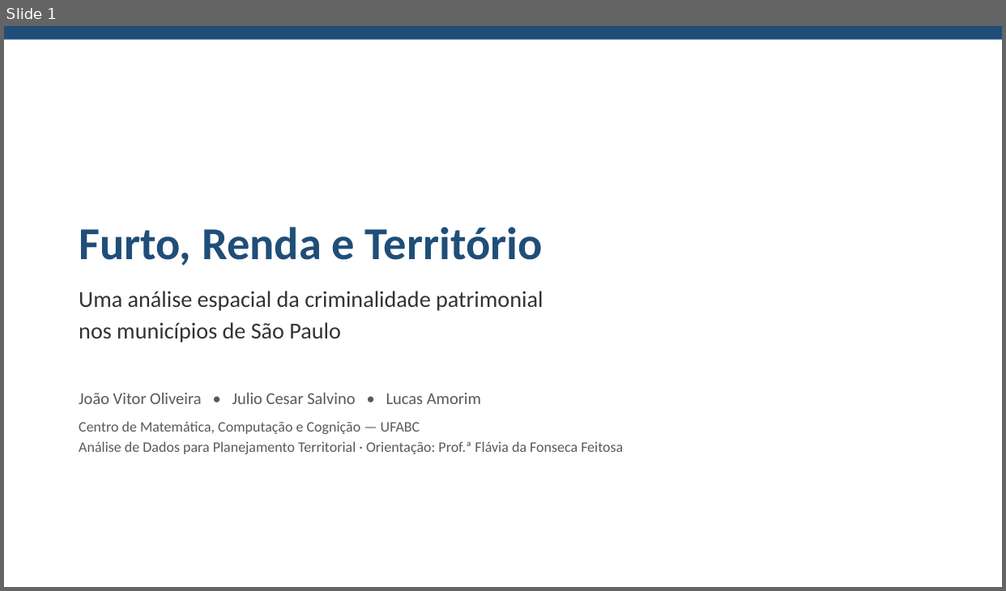
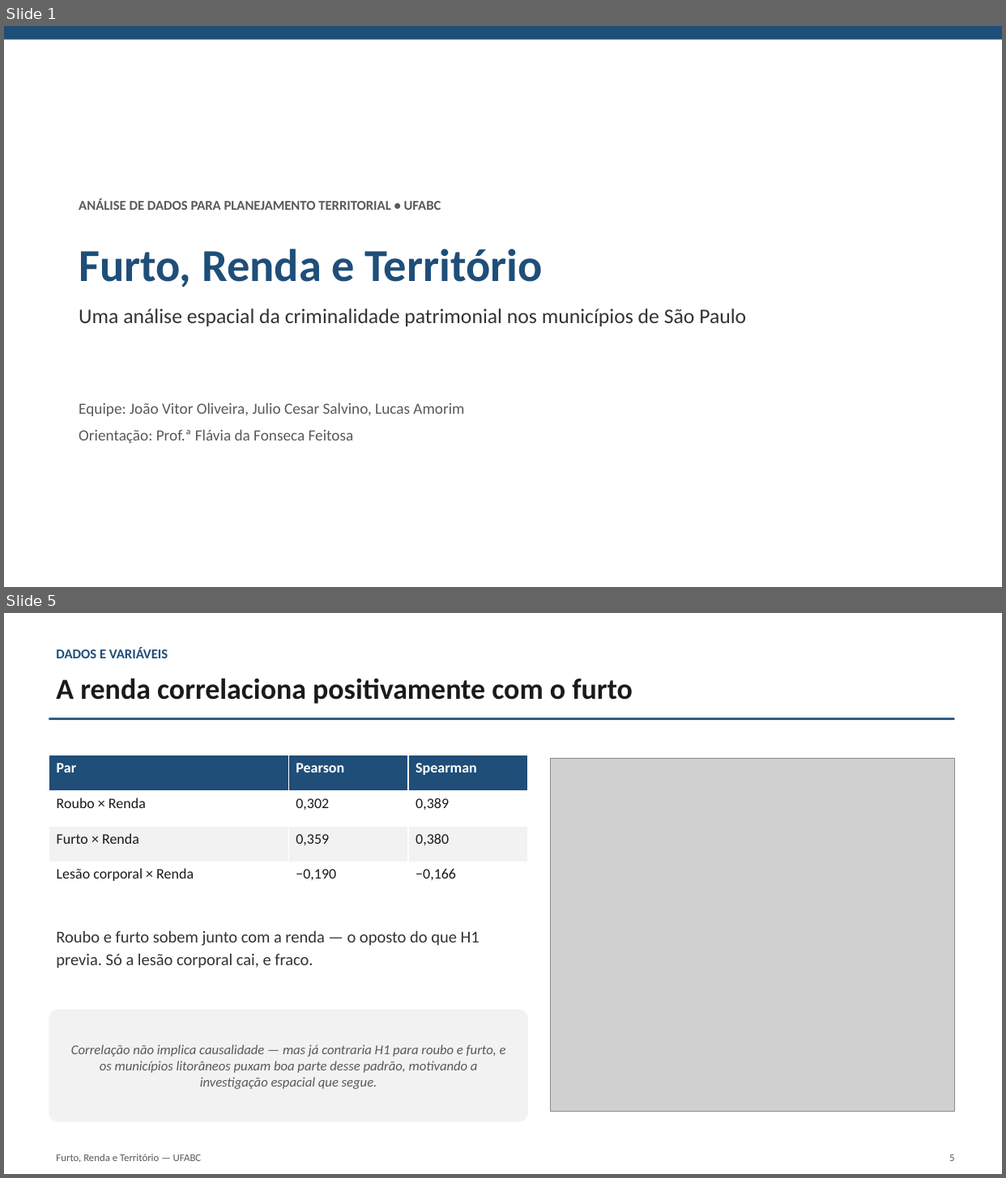
Before and after one commit to euusoujc/territory, a slide deck: slides/apresentacao_final.pptx. Shown one above the other, each under a label of ours: slide 1 before the commit, slides 1 and 5 after it; the slides between them are not shown. The pictures are 1006x591 and 1006x1178 pixels, drawn with LibreOffice and Linux fonts; fonts in the diff are those of the drawing; grey boxes stand for pictures. Boxes give left, top, right and bottom in pixels: in the first picture for what was removed or moved away, otherwise in the second. Text is boxed around its words. In the diff, an @@ line names an element or a change of style, - is before the commit and + after.

Commit message:
refact: apresentação reduzida a 13 slides, sem metodologia, ~10 min
A orientação avaliou que o passo a passo de metodologia não é necessário
na apresentação (ele continua completo no artigo em LaTeX). Reestrutura
os slides fundindo a ordem/estilo de uma referência da equipe com o
conteúdo já validado do projeto:

- Remove o slide de metodologia isolado.
- Adiciona "por que o furto" (outliers por crime, dispersoes_taxas_renda)
  e a matriz de correlação de Pearson, explicitando por que furto foi
  escolhido como variável dependente entre os três crimes.
- Condensa spatial error / GWR renda / GWR+litoral em um único slide de
  três caixas, e funde contrafactual + resíduos por grupo.
- Adiciona um exemplo concreto (São Paulo x Mongaguá) com os coeficientes
  locais do GWR, e uma conclusão numerada de 5 pontos em slide único.
- 15 -> 13 slides. docs/guia_apresentacao.md reescrito para a nova ordem,
  com novas perguntas prováveis da banca.

```diff
--- a/slides/apresentacao_final.pptx
+++ b/slides/apresentacao_final.pptx
@@ slide 5 added at bbox=[4, 613, 1002, 1174], background #FFFFFF @@
@@ text added at bbox=[56, 648, 168, 658], 13 pt, text #1F4E79, bold @@
+DADOS E VARIÁVEIS
@@ text added at bbox=[56, 678, 633, 704], 28 pt, text #1A1A1A, bold @@
+A renda correlaciona positivamente com o furto
@@ rectangle added at bbox=[49, 717, 955, 720], fill #1F4E79 @@
@@ table added at bbox=[49, 756, 528, 897], 4 rows, 3 columns @@
+Par | Pearson | Spearman
+Roubo × Renda | 0,302 | 0,389
+Furto × Renda | 0,359 | 0,380
+Lesão corporal × Renda | −0,190 | −0,166
@@ picture added at bbox=[551, 758, 955, 1112] @@
@@ text added at bbox=[56, 931, 479, 969], 16 pt, text #333333 @@
+Roubo e furto sobem junto com a renda — o oposto do que H1 previa. Só a lesão corporal cai, e fraco.
@@ rounded rectangle added at bbox=[49, 1010, 528, 1122], fill #F2F2F2, 13 pt, text #595959, italic @@
+Correlação não implica causalidade — mas já contraria H1 para roubo e furto, e os municípios litorâneos puxam boa parte desse padrão, motivando a investigação espacial que segue.
@@ text added at bbox=[56, 1154, 202, 1163], 10 pt, text #595959 @@
+Furto, Renda e Território — UFABC
@@ text added at bbox=[949, 1155, 954, 1161], 10 pt, text #595959 @@
+5
@@ slide 1 changed as well @@
@@ text added at bbox=[79, 199, 441, 210], 13 pt, text #595959, bold @@
+ANÁLISE DE DADOS PARA PLANEJAMENTO TERRITORIAL • UFABC
@@ text "Furto, Renda e Território": place and size @@
-text "Furto, Renda e Território" at bbox=[79, 227, 543, 266]
+text "Furto, Renda e Território" at bbox=[79, 249, 543, 288]
@@ text at bbox=[79, 309, 746, 327]: text changed; size 22 to 20 pt @@
-Uma análise espacial da criminalidade patrimonial
-nos municípios de São Paulo
+Uma análise espacial da criminalidade patrimonial nos municípios de São Paulo
@@ text at bbox=[79, 403, 464, 416]: text changed; size 16 to 15 pt @@
-João Vitor Oliveira • Julio Cesar Salvino • Lucas Amorim
+Equipe: João Vitor Oliveira, Julio Cesar Salvino, Lucas Amorim
@@ text at bbox=[79, 429, 354, 443]: text changed; size 14 to 15 pt @@
-Centro de Matemática, Computação e Cognição — UFABC
-Análise de Dados para Planejamento Territorial · Orientação: Prof.ª Flávia da Fonseca Feitosa
+Orientação: Prof.ª Flávia da Fonseca Feitosa
```
Also in this commit, not shown: 7 other slides changed, 4 other slides added, 7 slides removed, 3 other files.
